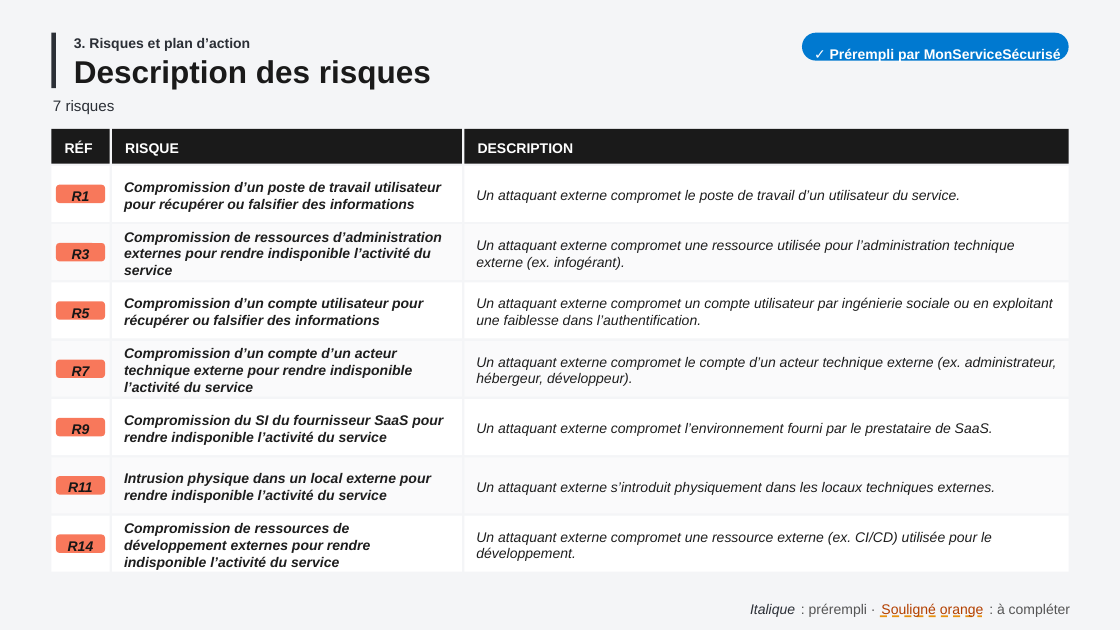
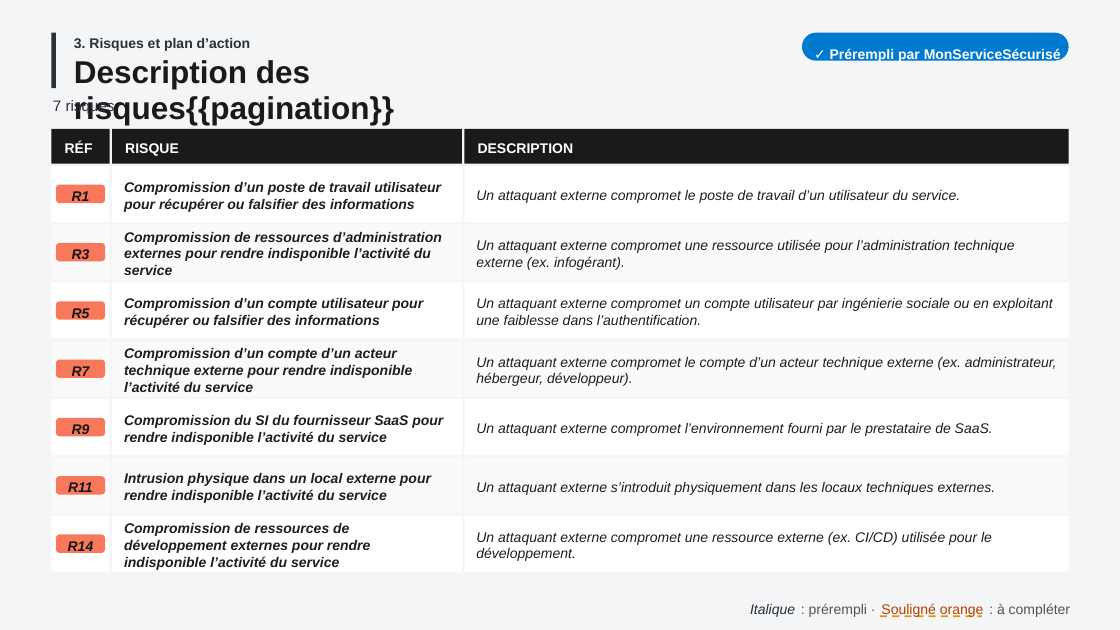
Before and after one commit to betagouv/mon-service-securise, a slide deck: slide 15 of src/vuesPowerpoint/supportCommissionHomologation.pptx. Drawn at 1120x630 pixels with LibreOffice and Linux fonts; fonts in the diff are those of the drawing. Boxes give left, top, right and bottom in pixels: in the first picture for what was removed or moved away, otherwise in the second. Text is boxed around its words. In the diff, an @@ line names an element or a change of style, - is before the commit and + after.

Commit message:
[PPTX] Pagine la description des risques selon la hauteur de ses lignes

```diff
--- a/src/vuesPowerpoint/supportCommissionHomologation.pptx
+++ b/src/vuesPowerpoint/supportCommissionHomologation.pptx
@@ text at (74,60,394,125): text changed @@
-Description des risques
+Description des risques{{pagination}}
```
Also in this commit, not shown: 4 other files.
